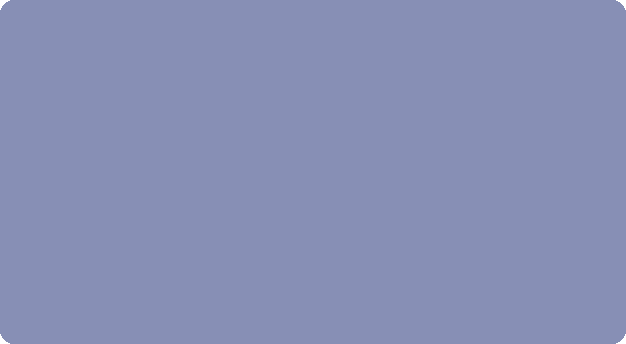
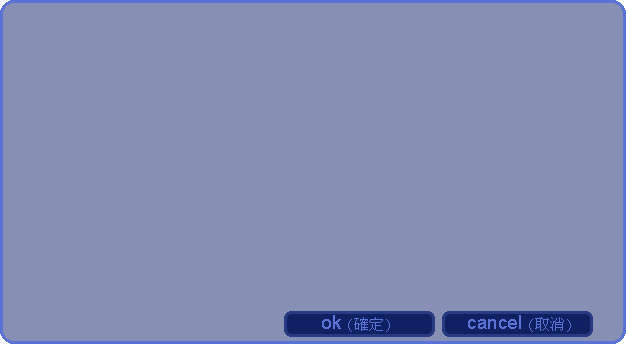
Layers edited between the first and the second 626x344 image:
showed "图层", painted on it over [0, 0, 626, 344]
